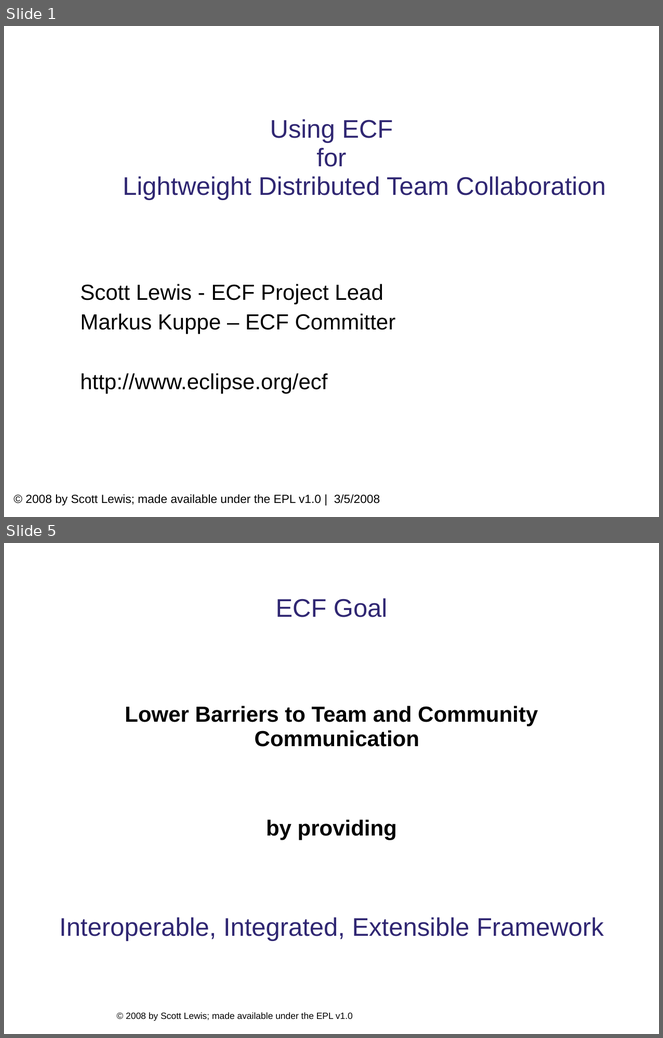
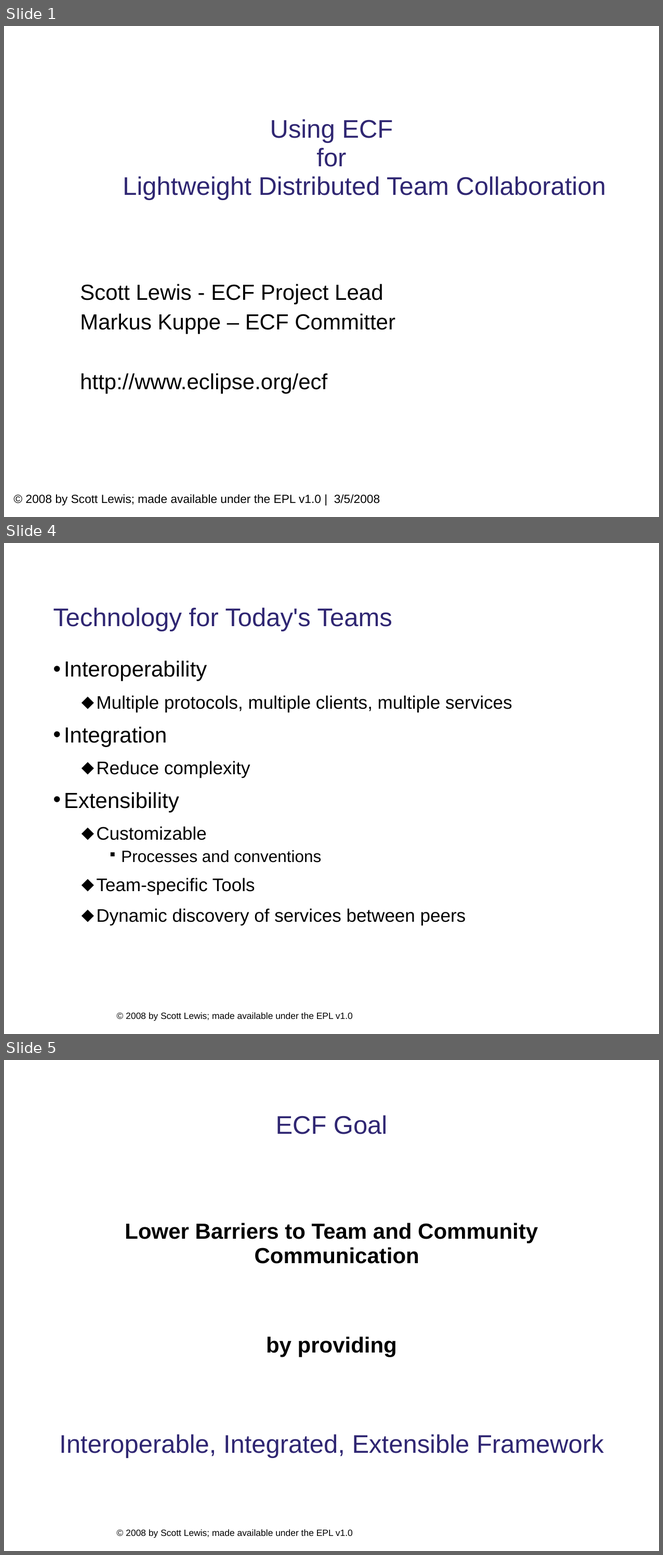
Before and after one commit to eclipse/ecf-website, a slide deck: presentations/eclipsecon2008/longtalk134/ecf_eclipsecon2008_134.ppt. Shown one above the other, each under a label of ours: slides 1 and 5 before the commit, slides 1, 4 and 5 after it; the slides between them are not shown. The pictures are 663x1038 and 663x1555 pixels, drawn with LibreOffice and Linux fonts; fonts in the diff are those of the drawing; background and template pictures are left out. Boxes give left, top, right and bottom in pixels: in the first picture for what was removed or moved away, otherwise in the second. Text is boxed around its words. In the diff, an @@ line names an element or a change of style, - is before the commit and + after.

```diff
--- a/presentations/eclipsecon2008/longtalk134/ecf_eclipsecon2008_134.ppt
+++ b/presentations/eclipsecon2008/longtalk134/ecf_eclipsecon2008_134.ppt
@@ slide 4 added at (4, 543, 659, 1034), background #FFFFFF; not listed: 1 template element that a slide beside it also shows @@
@@ title added at (53, 607, 392, 631), 28 pt, text #2F2672 @@
+Technology for Today's Teams
@@ text added at (64, 661, 512, 926), 20 pt, text #000000 @@
+• Interoperability
+  ⬥ Multiple protocols, multiple clients, multiple services
+• Integration
+  ⬥ Reduce complexity
+• Extensibility
+  ⬥ Customizable
+    ▪ Processes and conventions
+  ⬥ Team-specific Tools
+  ⬥ Dynamic discovery of services between peers
```
Also in this commit, not shown: 6 slides changed, 2 other slides added, 7 slides removed, 1 other file.
